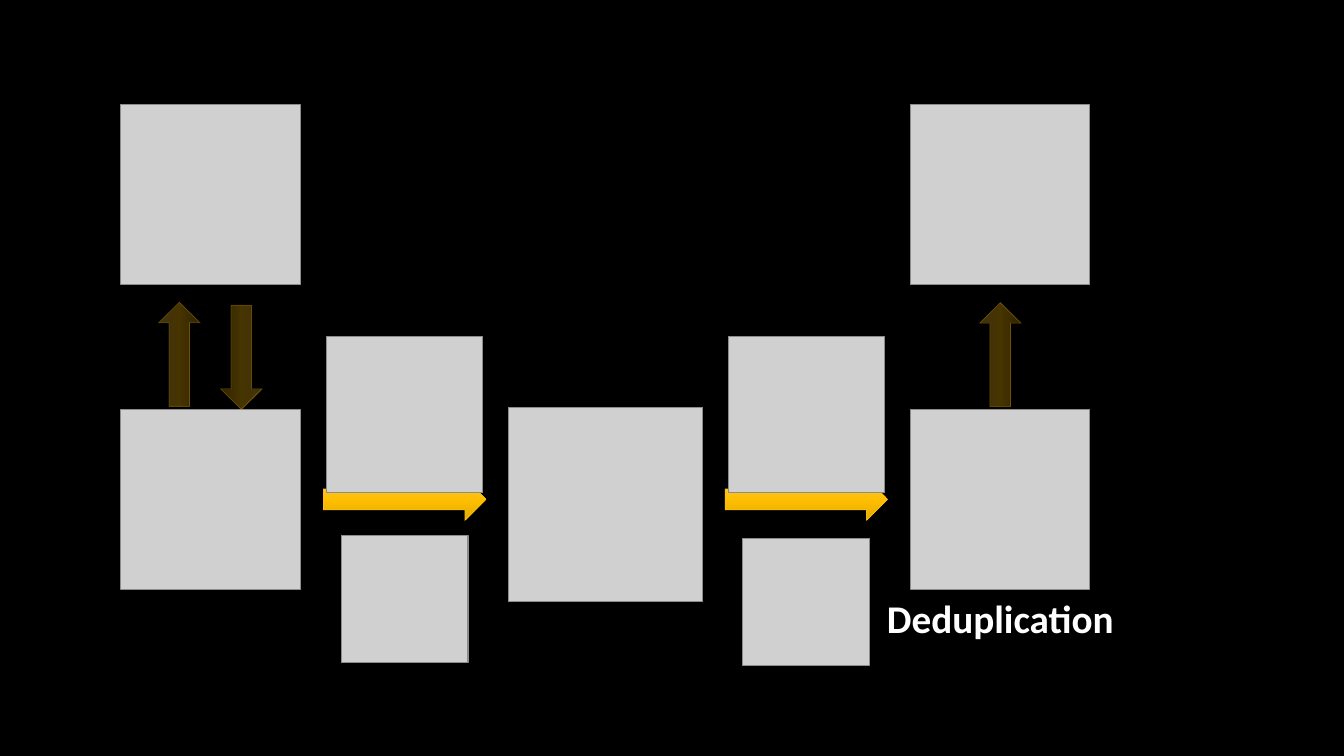
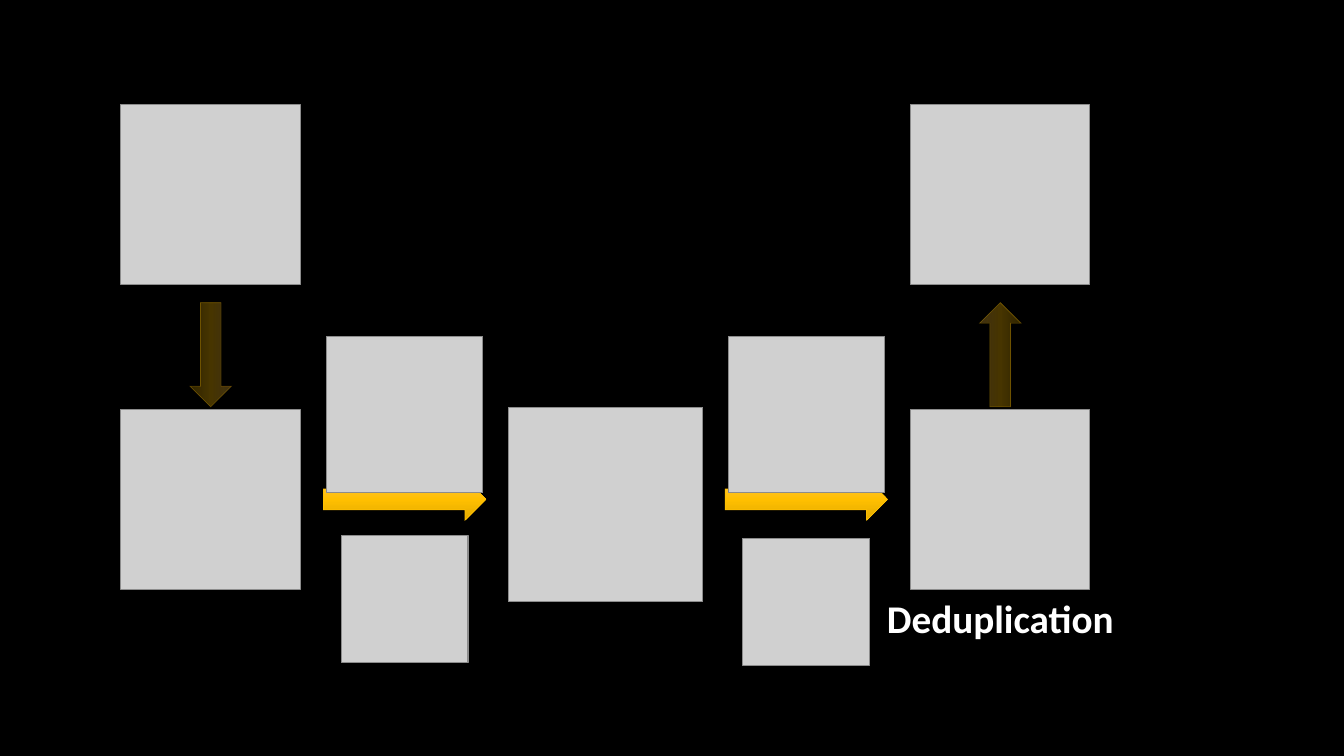
Before and after one commit to SzymonPobiega/EventDrivenServices, a slide deck: slide 34 of docs/images.pptx (slide 33 before the commit). Drawn at 1344x756 pixels with LibreOffice and Linux fonts; fonts in the diff are those of the drawing; grey boxes stand for pictures. Boxes give left, top, right and bottom in pixels: in the first picture for what was removed or moved away, otherwise in the second. Text is boxed around its words. In the diff, an @@ line names an element or a change of style, - is before the commit and + after.

```diff
--- a/docs/images.pptx
+++ b/docs/images.pptx
@@ right arrow removed at (158, 302, 200, 406) @@
@@ right arrow: place and size @@
-right arrow at (221, 306, 262, 409)
+right arrow at (190, 302, 231, 406)
```
Also in this commit, not shown: 4 other slides changed, 4 slides added, 2 slides removed, 17 other files.
